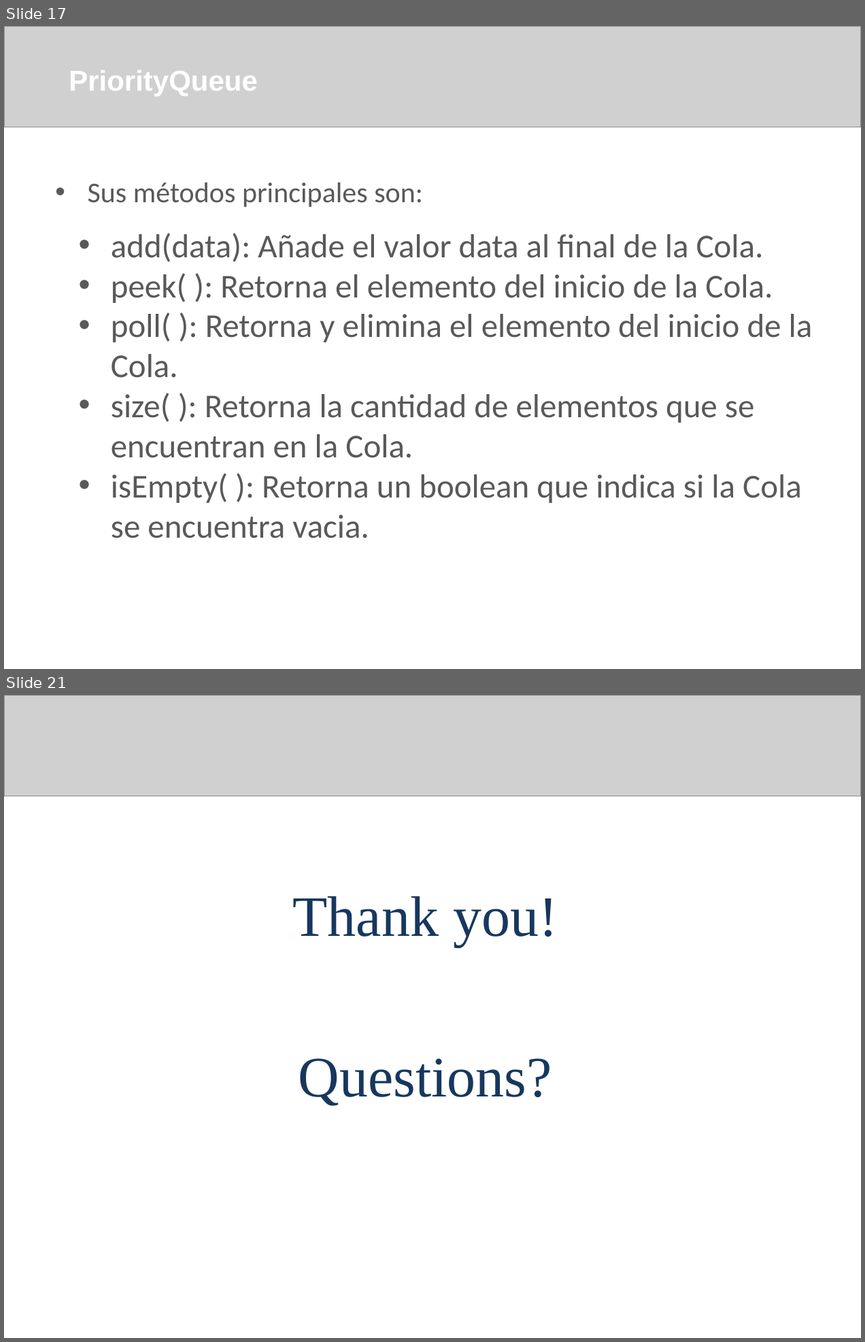
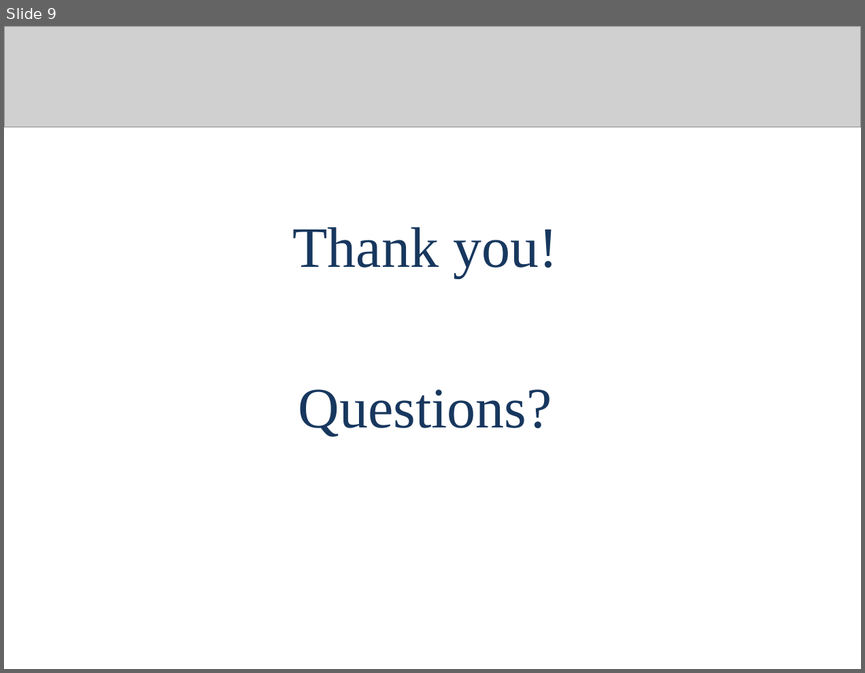
Before and after one commit to arleserp/competitiveProgramming, a slide deck: bitmasks subsets and permutations/Bitmasks.pptx. Shown one above the other, each under a label of ours: slides 17 and 21 before the commit, slide 9 after it; the slides between them are not shown. The pictures are 865x1342 and 865x673 pixels, drawn with LibreOffice and Linux fonts; fonts in the diff are those of the drawing; grey boxes stand for pictures; background and template pictures are left out. Boxes give left, top, right and bottom in pixels: in the first picture for what was removed or moved away, otherwise in the second. Text is boxed around its words. In the diff, an @@ line names an element or a change of style, - is before the commit and + after.

```diff
--- a/bitmasks subsets and permutations/Bitmasks.pptx
+++ b/bitmasks subsets and permutations/Bitmasks.pptx
@@ slide 17 removed at box(4, 26, 861, 669), background picture (left out) @@
@@ picture removed at box(4, 26, 861, 127) @@
@@ text removed at box(69, 70, 258, 96) @@
-PriorityQueue
@@ text removed at box(88, 182, 423, 207) @@
-  • Sus métodos principales son:
@@ text removed at box(111, 233, 813, 538) @@
-  • add(data): Añade el valor data al final de la Cola.
-  • peek( ): Retorna el elemento del inicio de la Cola.
-  • poll( ): Retorna y elimina el elemento del inicio de la Cola.
-  • size( ): Retorna la cantidad de elementos que se encuentran en la Cola.
-  • isEmpty( ): Retorna un boolean que indica si la Cola se encuentra vacia.
@@ what was slide 21 is now slide 9 @@
```
Also in this commit, not shown: 1 slide changed, 4 slides added, 15 other slides removed, 9 other files.
